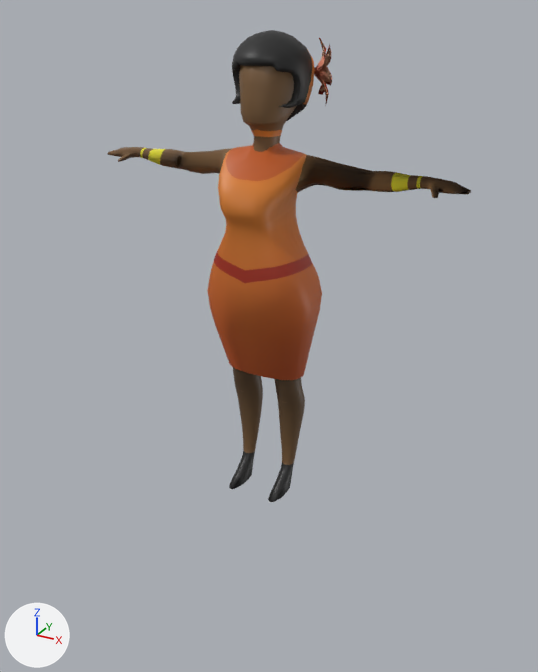
The FBX model Unity/Assets/Models/mother.fbx as it was, and as the next commit left it.
Both versions are drawn from a 50 mm camera at (0.1053, -0.1854, 0.1487) aimed at (0.0153, -0.0218, 0.0669). The axes (+X, +Y, +Z) are drawn at lower left. The lights are the same throughout. Where no turn or scale is listed for an object, it has been applied to the vertices. Vertices at the same position are counted once.

The first picture shows 'Mother:Dress', 'Mother:Hair', 'Mother:Head', 'Mother:L_Arm', 'Mother:L_Leg', 'Mother:R_Arm', 'Mother:R_Leg'.
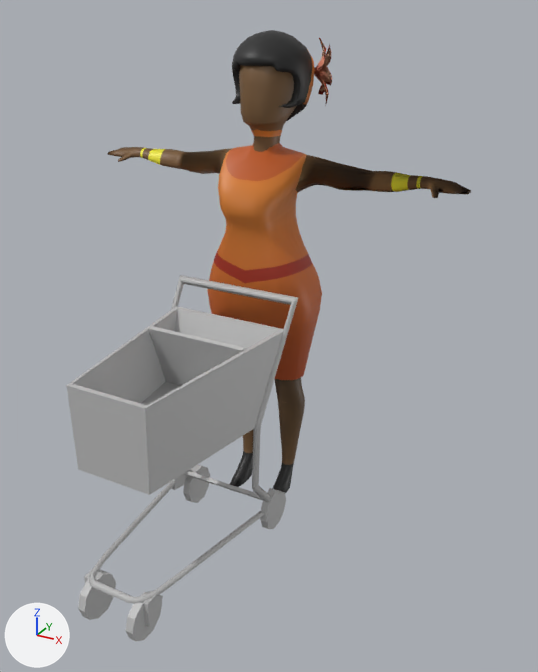
The newer file is also turned or shifted as a whole; pictures and numbers use the older file's frame.

What the commit changed:
Material 'lambert2' (mat_lambert2) is new.
Its base color is (0.5, 0.5, 0.5) (grey #bcbcbc).
me_mesh_006 has 401 vertices, 389 faces and spans x -0.0589..-0.0081, y 0.0004..0.0108, z 0.1009..0.1109.
me_mesh_006 is used by ob_mother_r_arm; location (0.0, 0.0, 0.0).
me_mesh_006 part 1: its shading normals changed.
Mesh me_mesh_008 is new.
It has 424 vertices, 430 faces and spans x -0.0199..0.0195, y -0.0594..0.0082, z 0.0..0.0762.
It uses material mat_lambert2 (grey #bcbcbc).
Object 'pasted__pCylinder1' (ob_pasted__pcylinder1) is new; it shows me_mesh_008.
Its location is (0.0005, -0.019, 0.0).

Boxes [x1, y1, x2, y2] around the edits, measured in the pictures (538 x 672 px):
'pasted__pCylinder1', added
    after: [66, 275, 298, 642]
'Mother:R_Arm', shading changed
    both: [107, 147, 230, 174]
'Mother:R_Leg', unchanged, covered by the edit
    before: [229, 368, 263, 490]
    after: [230, 430, 253, 487]
